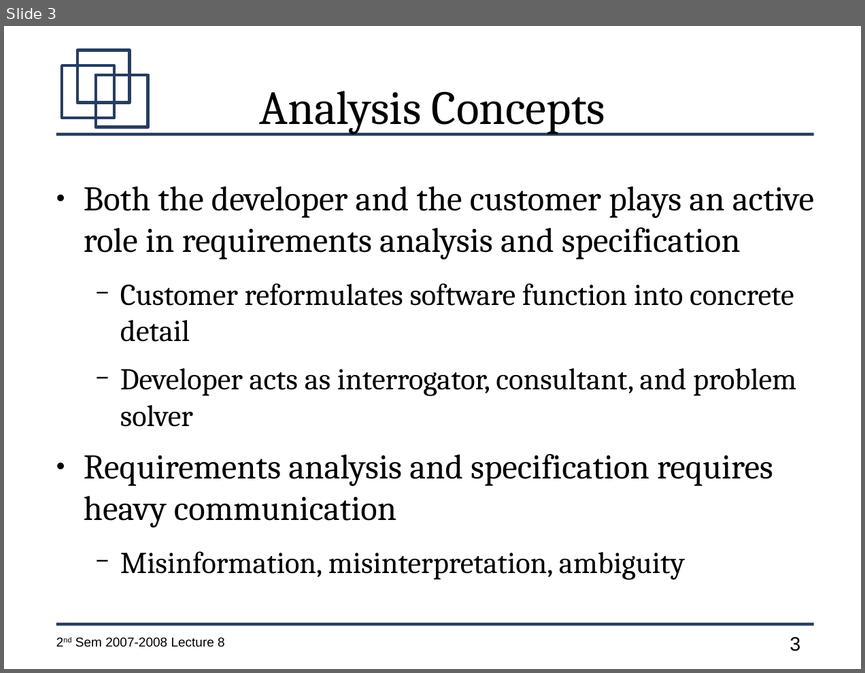
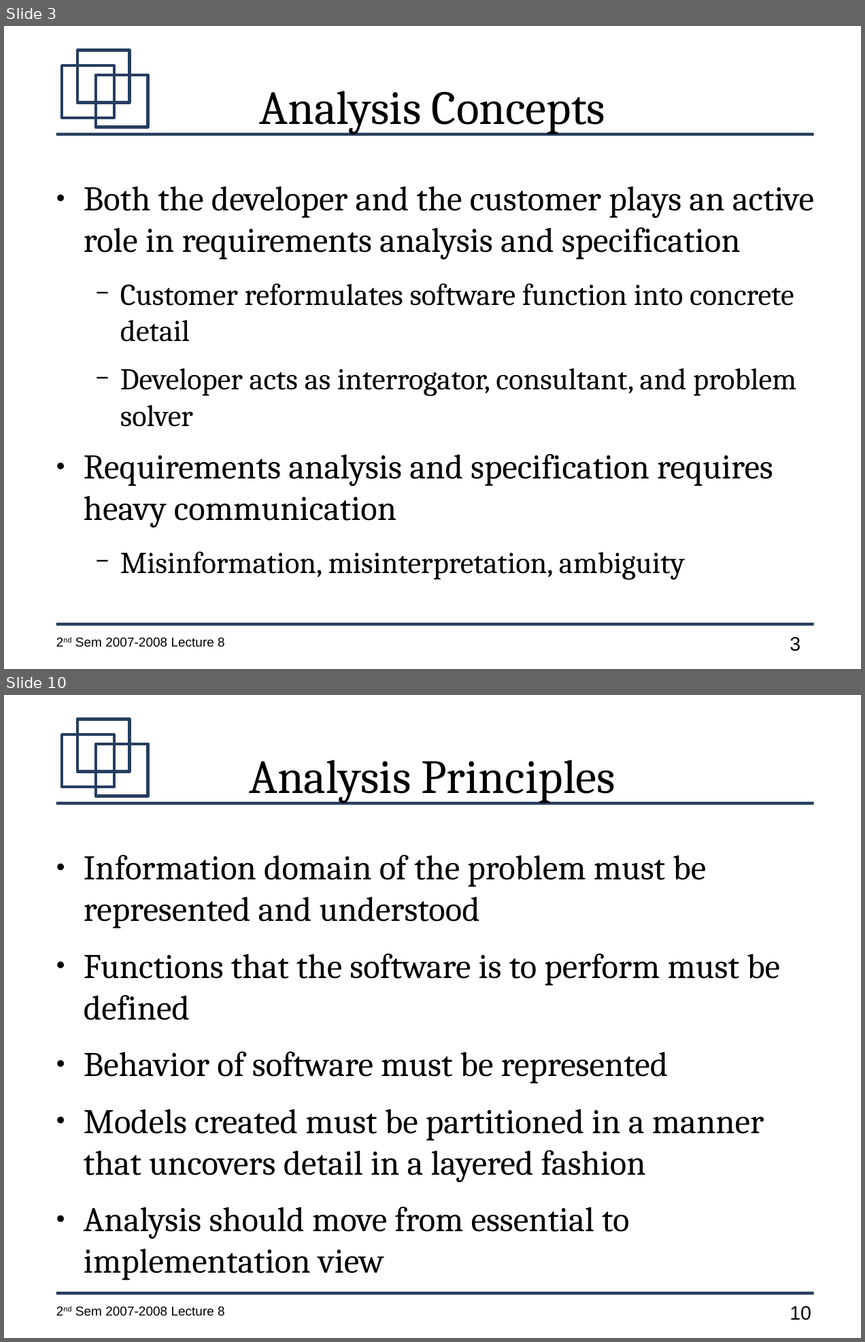
Before and after one commit to jachermocilla/jach-homepage, a slide deck: CMSC128-2nd-Sem-2007-L9.odp. Shown one above the other, each under a label of ours: slide 3 before the commit, slides 3 and 10 after it; the slides between them are not shown. The pictures are 865x673 and 865x1342 pixels, drawn with LibreOffice and Linux fonts; fonts in the diff are those of the drawing. Boxes give left, top, right and bottom in pixels: in the first picture for what was removed or moved away, otherwise in the second. Text is boxed around its words. In the diff, an @@ line names an element or a change of style, - is before the commit and + after.

```diff
--- a/CMSC128-2nd-Sem-2007-L9.odp
+++ b/CMSC128-2nd-Sem-2007-L9.odp
@@ slide 10 added at [4, 695, 861, 1338], background #FFFFFF; not listed: 7 template elements that a slide beside it also shows @@
@@ title added at [249, 760, 615, 803], 44 pt, text #000000 @@
+Analysis Principles
@@ text added at [84, 855, 780, 1280], 32 pt, text #000000 @@
+● Information domain of the problem must be represented and understood
+● Functions that the software is to perform must be defined
+● Behavior of software must be represented
+● Models created must be partitioned in a manner that uncovers detail in a layered fashion
+● Analysis should move from essential to implementation view
```
Also in this commit, not shown: 1 slide changed, 19 other slides added.
